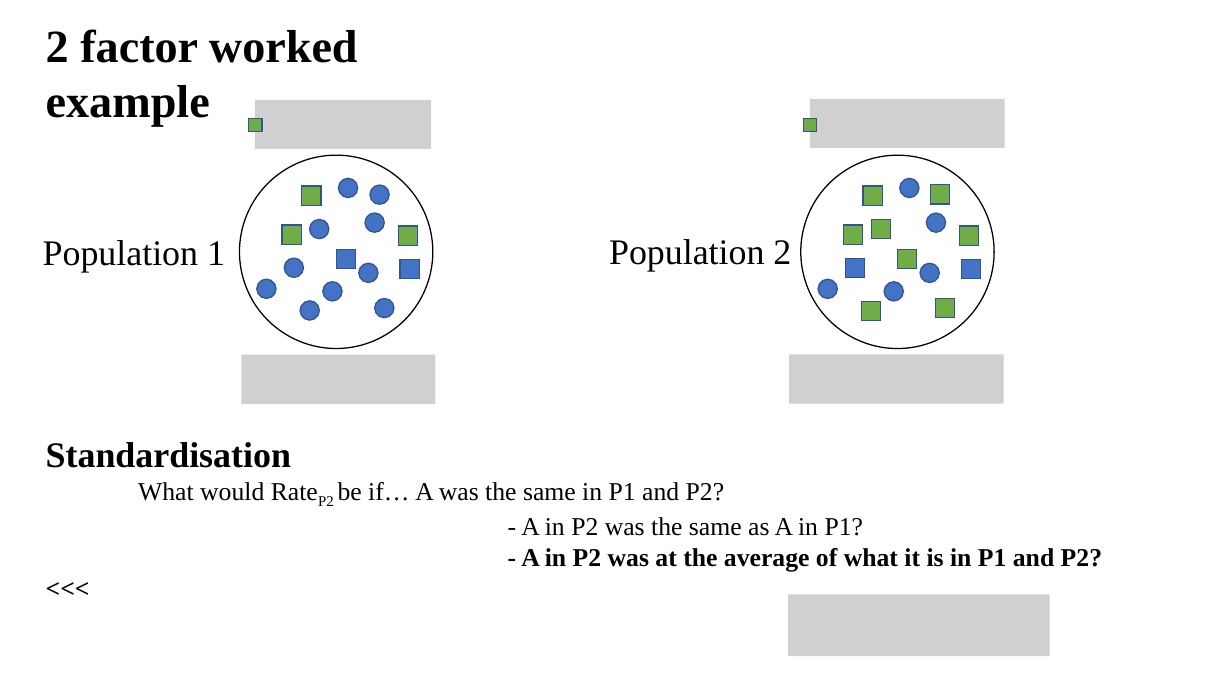
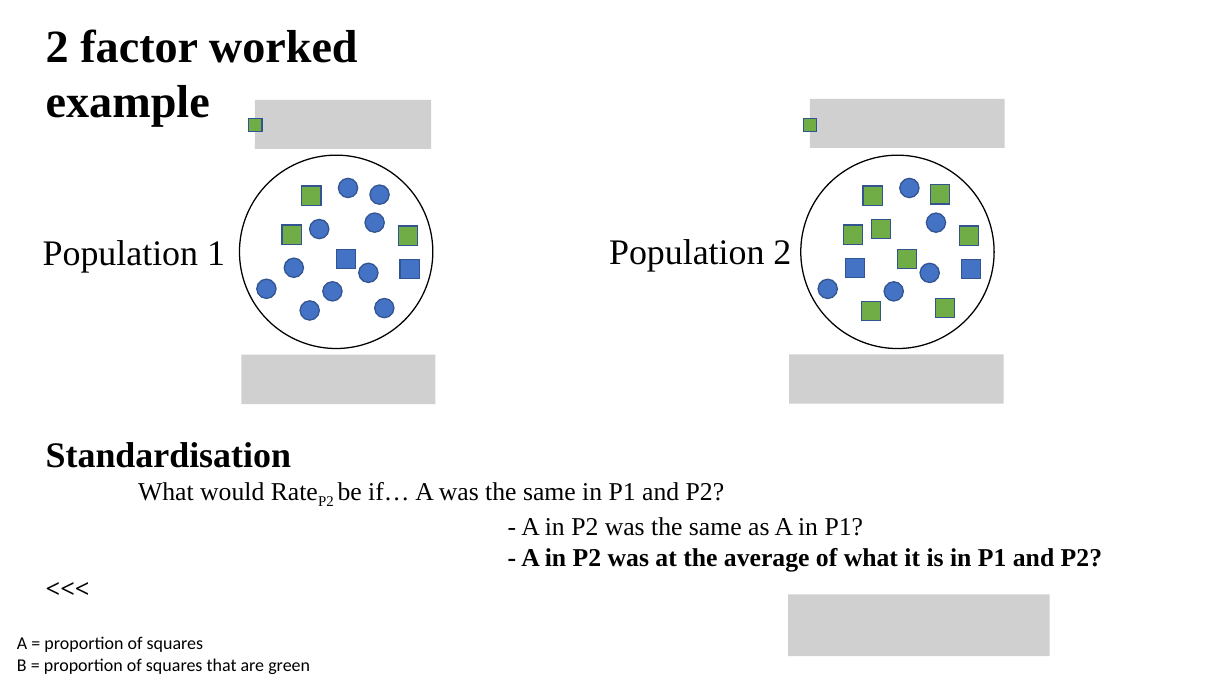
Before and after one commit to benmatthewsed/sgsss_std_decomp, a slide deck: slide 22 of pres1.pptx. Drawn at 1232x693 pixels with LibreOffice and Linux fonts; fonts in the diff are those of the drawing; grey boxes stand for pictures. Boxes give left, top, right and bottom in pixels: in the first picture for what was removed or moved away, otherwise in the second. Text is boxed around its words. In the diff, an @@ line names an element or a change of style, - is before the commit and + after.

```diff
--- a/pres1.pptx
+++ b/pres1.pptx
@@ text added at <box>17,636,310,674</box>, 14 pt, text #000000 @@
+A = proportion of squares
+B = proportion of squares that are green
```
Also in this commit, not shown: 2 other slides changed, 44 other files.
